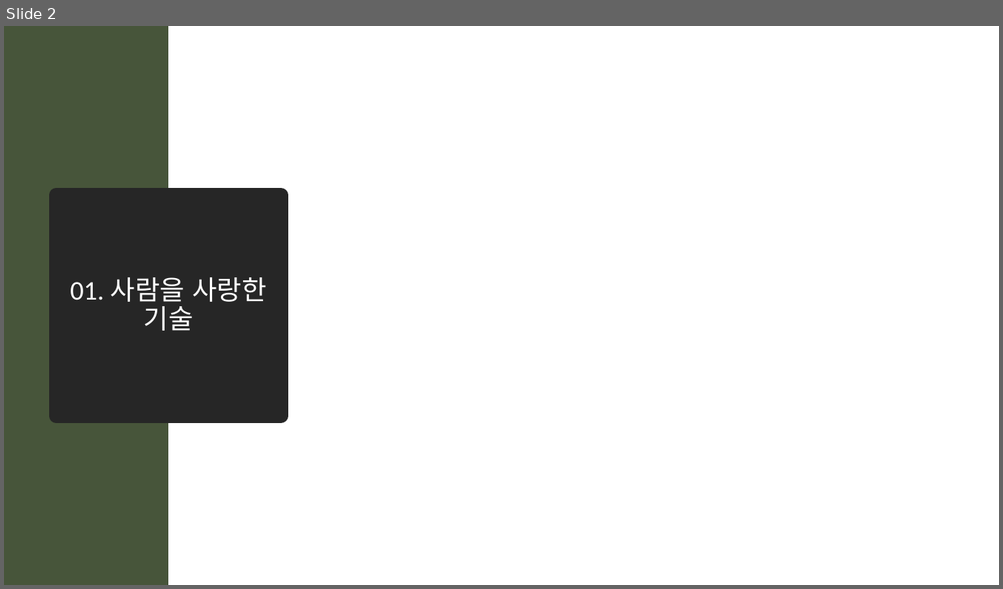
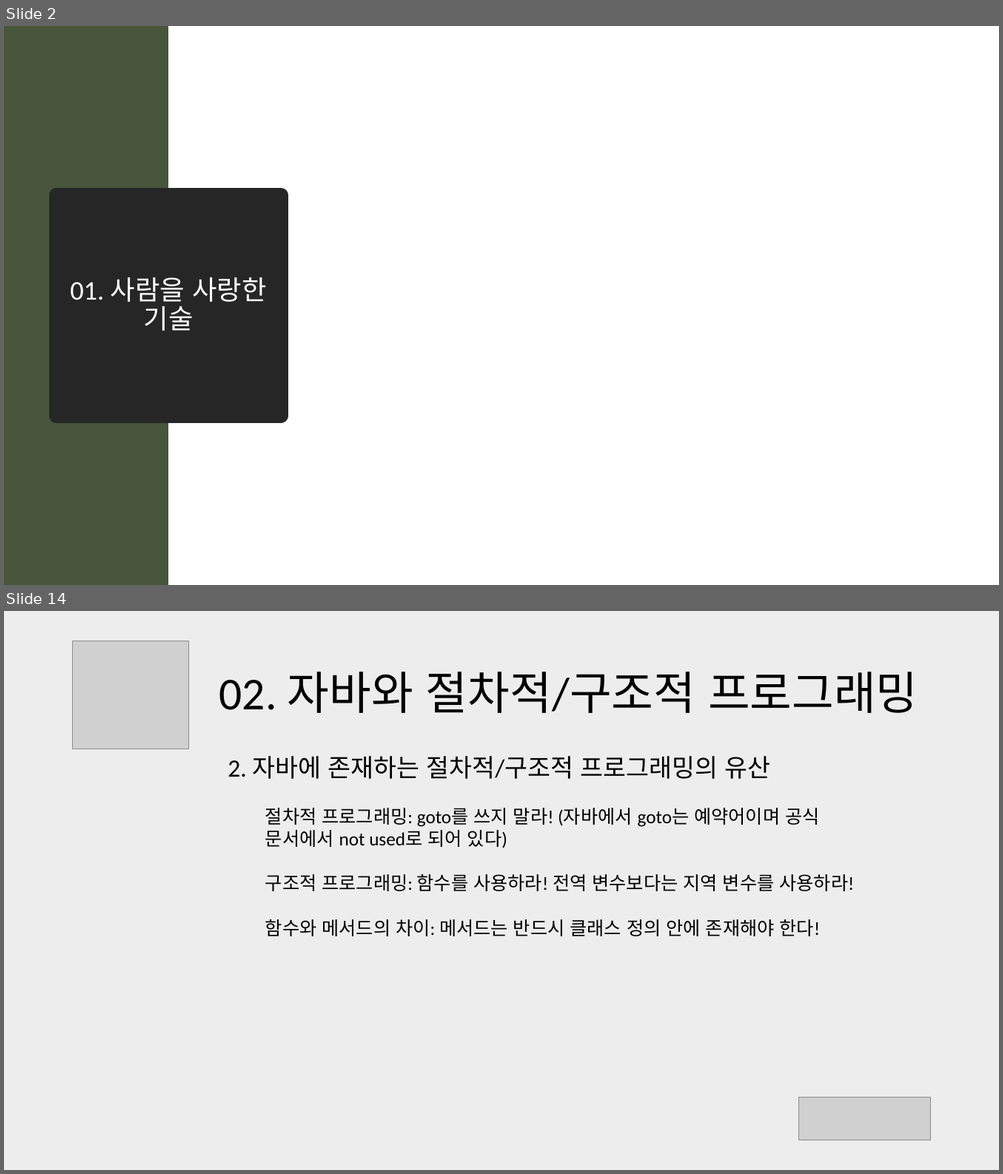
Before and after one commit to mazdah/HTTPTest, a slide deck: docs/스프링 입문을 위한 객체 지향의 원리와 이해 .pptx. Shown one above the other, each under a label of ours: slide 2 before the commit, slides 2 and 14 after it; the slides between them are not shown. The pictures are 1003x589 and 1003x1174 pixels, drawn with LibreOffice and Linux fonts; fonts in the diff are those of the drawing; grey boxes stand for pictures; background and template pictures are left out. Boxes give left, top, right and bottom in pixels: in the first picture for what was removed or moved away, otherwise in the second. Text is boxed around its words. In the diff, an @@ line names an element or a change of style, - is before the commit and + after.

```diff
--- a/docs/스프링 입문을 위한 객체 지향의 원리와 이해 .pptx
+++ b/docs/스프링 입문을 위한 객체 지향의 원리와 이해 .pptx
@@ slide 14 added at [4,611,999,1170], background #EDEDED @@
@@ picture added at [73,641,189,749] @@
@@ title added at [219,672,917,713], 44 pt, text #000000 @@
+02. 자바와 절차적/구조적 프로그래밍
@@ text added at [227,756,854,937], 18 pt, text #000000 @@
+2. 자바에 존재하는 절차적/구조적 프로그래밍의 유산
+  절차적 프로그래밍: goto를 쓰지 말라! (자바에서 goto는 예약어이며 공식 문서에서 not used로 되어 있다)
+  구조적 프로그래밍: 함수를 사용하라! 전역 변수보다는 지역 변수를 사용하라!
+  함수와 메서드의 차이: 메서드는 반드시 클래스 정의 안에 존재해야 한다!
@@ picture added at [799,1097,930,1141] @@
```
Also in this commit, not shown: 7 slides changed, 77 other slides added.
